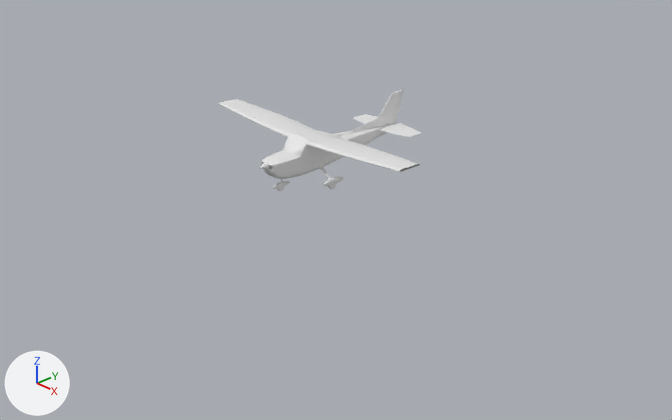
The Blender file hangar.blend, before and after one commit.
Both versions are drawn from a camera (50 mm lens) standing at (8.72, -8.34, 4.98) and looking at (0.3, -0.25, -0.4). Every picture has the same lights, and +X, +Y and +Z are marked at lower left.

The older version as bpy lines, for what is in view:
```python
ob_circle = bpy.data.objects.new('Circle', me_circle)
ob_circle.location = (0.16, -0.39, 0.24)
ob_circle.rotation_euler = (0.0, -0.105, 0.0)  # degrees (0, -6, 0)
ob_circle_001 = bpy.data.objects.new('Circle.001', me_circle_001)
ob_circle_001.location = (0.44, -0.43, 0.07)
ob_circle_001.rotation_euler = (0.0, 1.571, 0.0)  # degrees (0, 90, 0)
ob_circle_001.scale = (0.0668, 0.0668, 0.0668)
ob_circle_003 = bpy.data.objects.new('Circle.003', me_circle_003)
ob_circle_003.location = (0.16, -0.39, 0.24)
ob_circle_003.rotation_euler = (0.0, -0.105, 0.0)  # degrees (0, -6, 0)
ob_circle_005 = bpy.data.objects.new('Circle.005', me_circle_006)
ob_circle_005.location = (0.0, -1.22, 0.44)
ob_circle_005.rotation_euler = (1.571, 0.0, 0.0)  # degrees (90, 0, 0)
ob_circle_005.scale = (0.0447, 0.0447, 0.0447)
ob_vert_001 = bpy.data.objects.new('Vert.001', me_vert_001)
ob_vert_001.location = (0.0, 0.0, -0.01)
ob_vert_002 = bpy.data.objects.new('Vert.002', me_vert_002)
ob_vert_002.location = (0.0, 0.0, 0.0)
ob_vert_003 = bpy.data.objects.new('Vert.003', me_vert_003)
ob_vert_003.location = (0.0, 0.0, 0.0)
ob_vert_004 = bpy.data.objects.new('Vert.004', me_vert_004)
ob_vert_004.location = (0.0, 0.0, 0.0)
```
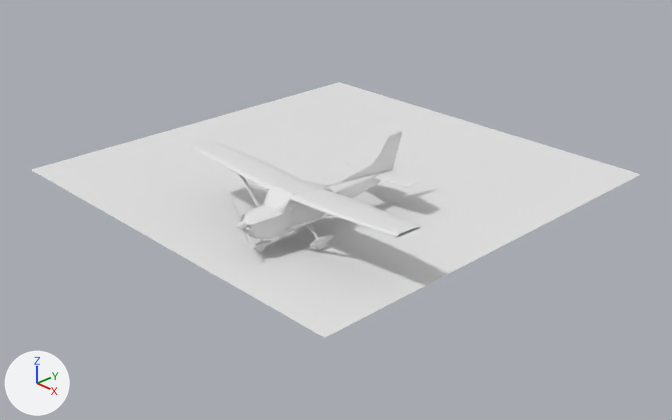
Commit message: feat(3dmodel): add front part of the plane, finish the plane

Changed parts and their boxes [x1, y1, x2, y2] in the pictures (672 x 420 px):
'Plane', added: after [31, 82, 641, 338]
'Vert.001', moved: before [219, 99, 420, 172]; after [192, 141, 421, 237]
'Vert.002', moved: before [262, 125, 388, 179]; after [241, 171, 384, 239]
'Vert.003', moved: before [353, 114, 421, 138]; after [345, 158, 422, 187]
'Vert.006', moved: before [350, 93, 400, 133]; after [340, 135, 398, 183]
'Vert.005', moved: before [283, 134, 310, 157]; after [264, 186, 293, 213]
'Vert.004', moved: before [307, 146, 326, 172]; after [291, 202, 312, 230]
'Vert.007', moved: before [387, 91, 404, 125]; after [382, 133, 402, 172]
'Circle', moved: before [319, 166, 344, 186]; after [305, 223, 333, 247]
'Circle.006', added: after [239, 175, 331, 231]
'Vert.012', added: after [238, 217, 255, 237]
'Circle.003', moved: before [273, 181, 290, 189]; after [252, 240, 271, 250]
'Circle.005', moved: before [260, 163, 268, 169]; after [235, 221, 245, 229]
'Vert.009', moved: before [312, 147, 324, 154]; after [296, 203, 306, 209]
'Cube', added: after [231, 198, 241, 222]
'Circle.001', moved, reshaped: before [328, 183, 337, 189]; after [315, 243, 325, 250]
'Vert.008', moved: before [391, 89, 404, 95]; after [388, 131, 402, 138]
'Cube.001', now drawn: after [243, 228, 254, 252]

What changed in the scene script:
```text
Add me_plane:
    me_plane.from_pydata([(-1.0, -1.0, 0.0), (1.0, -1.0, 0.0), (-1.0, 1.0, 0.0), (1.0, 1.0, 0.0)], [], [(0, 1, 3, 2)])
Add me_vert_012:
    me_vert_012.from_pydata(...)  # 78 vertices, 58 faces, 1 loose edge; spans x 0.0..0.133, y -1.227..-1.128, z 0.252..0.504
    me_vert_012.polygons.foreach_set('use_smooth', [True] * 58)
Add me_circle_005:
    me_circle_005.from_pydata(...)  # 96 vertices, 64 faces; spans x -0.2..3.6, y -1.5..1.4, z -18.1..0.1
    me_circle_005.polygons.foreach_set('use_smooth', [True] * 64)
Add me_cube:
    me_cube.from_pydata(...)  # 32 vertices, 30 faces; spans x -3.4..1.2, y -2.2..0.4, z -20.0..1.0
    me_cube.polygons.foreach_set('use_smooth', [True] * 30)
Change ob_vert_002:
    ob_vert_002.location: (0.0, 0.0, 0.0) -> (1.18, -1.32, 0.0)
Change ob_vert_001:
    ob_vert_001.location: (0.0, 0.0, -0.01) -> (1.18, -1.32, -0.01)
Change ob_circle:
    ob_circle.location: (0.16, -0.39, 0.24) -> (1.34, -1.71, 0.24)
Change ob_circle_001:
    ob_circle_001.location: (0.44, -0.43, 0.07) -> (1.62, -1.75, 0.07)
Change ob_circle_003:
    ob_circle_003.location: (0.16, -0.39, 0.24) -> (1.34, -1.71, 0.24)
Change ob_vert_003:
    ob_vert_003.location: (0.0, 0.0, 0.0) -> (1.18, -1.32, 0.0)
Change ob_circle_005:
    ob_circle_005.location: (0.0, -1.22, 0.44) -> (1.18, -2.55, 0.44)
Change ob_vert_004:
    ob_vert_004.location: (0.0, 0.0, 0.0) -> (1.18, -1.32, 0.0)
Change ob_vert_005:
    ob_vert_005.location: (0.0, 0.0, -0.01) -> (1.18, -1.32, -0.01)
Change ob_vert_006:
    ob_vert_006.location: (0.0, 0.0, 0.0) -> (1.18, -1.32, 0.0)
Change ob_vert_007:
    ob_vert_007.location: (0.0, 0.0, 0.0) -> (1.18, -1.32, 0.0)
Change ob_vert_008:
    ob_vert_008.location: (0.0, 0.0, 0.0) -> (1.18, -1.32, 0.0)
Change ob_vert_009:
    ob_vert_009.location: (0.0, 0.0, 0.0) -> (1.18, -1.32, 0.0)
Add ob_plane:
    ob_plane = bpy.data.objects.new('Plane', me_plane)
    ob_plane.location = (0.0, 0.0, 0.0)
    ob_plane.scale = (3.02, 3.02, 3.02)
Add ob_vert_012:
    ob_vert_012 = bpy.data.objects.new('Vert.012', me_vert_012)
    ob_vert_012.location = (1.18, -1.32, 0.0)
    _m = ob_vert_012.modifiers.new('Mirror', 'MIRROR')
    _m = ob_vert_012.modifiers.new('Subdivision', 'SUBSURF')
    _m.levels = 5
Add ob_circle_006:
    ob_circle_006 = bpy.data.objects.new('Circle.006', me_circle_005)
    ob_circle_006.location = (1.34, -2.01, 0.24)
    ob_circle_006.rotation_euler = (-2.808, -1.081, 2.811)  # degrees (-161, -62, 161)
    ob_circle_006.scale = (0.0231, 0.0484, 0.044)
    _m = ob_circle_006.modifiers.new('Mirror', 'MIRROR')
    _m.mirror_object = ob_circle_002
Add ob_cube:
    ob_cube = bpy.data.objects.new('Cube', me_cube)
    ob_cube.parent = ob_circle_005
    ob_cube.matrix_parent_inverse = Matrix(((22.35, 0.0, 0.0, 0.0), (0.0, 0.0, 22.35, -9.755), (0.0, -22.35, 0.0, -27.38), (0.0, 0.0, 0.0, 1.0)))
    ob_cube.location = (-0.0000991, -1.242, 0.46)
    ob_cube.scale = (-0.0152, -0.0125, -0.0152)
    _m = ob_cube.modifiers.new('Solidify', 'SOLIDIFY')
    _m = ob_cube.modifiers.new('Subdivision', 'SUBSURF')
    _m.levels = 2
```
